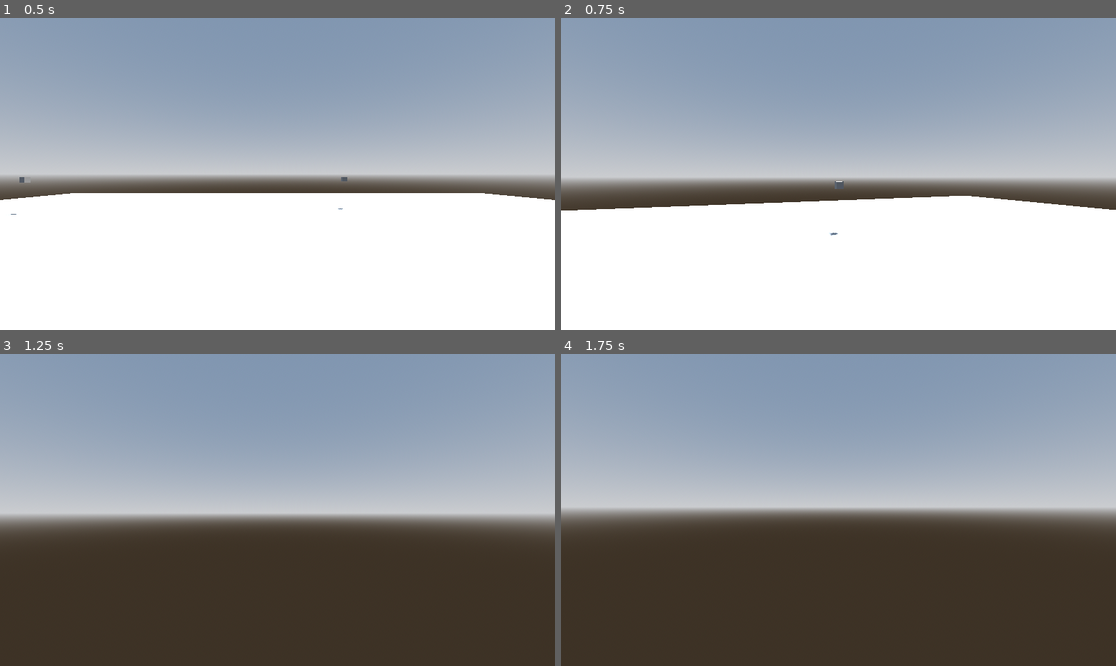
Above: before the commit, frames 1-4 (two rows, left to right).
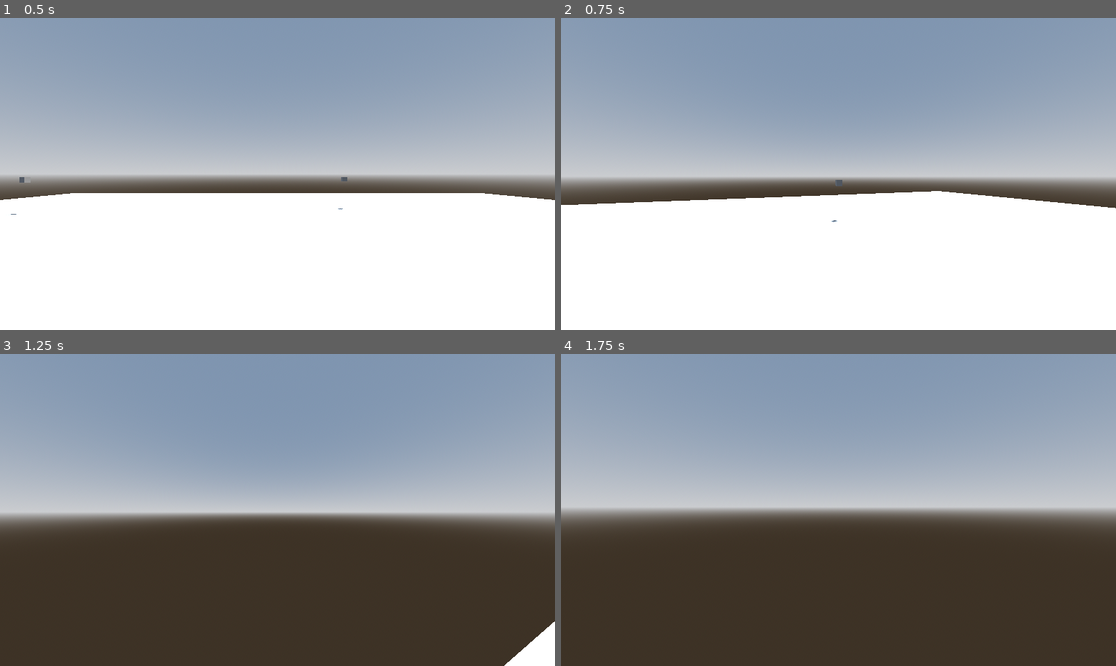
Above: after the commit, the same moments.

Repository: ayylol/viceroy-maxing
Game: Godot game, scene res://scenes/bimgus_scene.tscn
Same seed, same stepped clock (60 frames per second), same inputs: the game is played once before the commit and once after it.
Inputs (mouse positions are in pixels of both pictures, inside the frame that each line leads up to):
- Up to frame 1 (0.5 s): no input
- Up to frame 2 (0.75 s): move the mouse to (866, 174) at 0.52 s; hold W (move_up) from 0.53 s (still down); click (866, 174) at 0.6 s
- Up to frame 3 (1.25 s): keep holding W (move_up); tap Space (jump) at 0.77 s
- Up to frame 4 (1.75 s): keep holding W (move_up); move the mouse to (810, 510) at 1.27 s; click (810, 510) at 1.35 s; tap Space (jump) at 1.52 s

Frame 1 is identical in both runs. In frame 2, 1.5% of the frame differs, in the area x 0-100%, y 51-70%; in frame 3, 2.7%, in the area x 16-100%, y 51-100%; in frame 4, nothing differs.

Commit message:
Add Camera fov effects

Diff:
--- a/objects/viceroy_controller.gd
+++ b/objects/viceroy_controller.gd
@@ -8,6 +8,11 @@
 
 @export var camera_max_tilt : float = .02
 @export var camera_tilt_speed : float = .5
+
+@export var fov_speed_up : float = 100
+@export var fov_speed_down : float = 150
+@export var default_fov : float = 75
+@export var max_fov : float = 100
 
 @onready var head : Node3D = $Head
 @onready var camera : Camera3D = $Head/Camera3D
@@ -250,16 +255,20 @@
 	head.transform.basis = Basis.from_euler(Vector3(_mouse_rotation.x, 0., 0.))
 	head.rotation.z = .0
 
+	global_transform.basis = Basis.from_euler(Vector3(0., _mouse_rotation.y, 0.))
+
 	# Camera Tilt
-	global_transform.basis = Basis.from_euler(Vector3(0., _mouse_rotation.y, 0.))
-	var lr_axis := Input.get_axis("move_left", "move_right")
-	if lr_axis < 0.:
-		camera.rotation.z = min(camera_max_tilt, camera.rotation.z+camera_tilt_speed*delta)
-	elif lr_axis > 0.:
-		camera.rotation.z = max(-camera_max_tilt, camera.rotation.z-camera_tilt_speed*delta)
-	elif camera.rotation.z != 0.:
-		var new_camera_tilt = camera.rotation.z-camera_tilt_speed*delta*sign(camera.rotation.z)
-		camera.rotation.z = new_camera_tilt if sign(new_camera_tilt) == sign(camera.rotation.z) else 0.
+	var tilt_goal = -camera_max_tilt*Input.get_axis("move_left", "move_right")
+	camera.rotation.z = move_toward(camera.rotation.z, tilt_goal, camera_tilt_speed*delta)
+
+	# Speed FOV
+	var speed_percent = clamp(
+		(_horizontal_velocity.length() - walking_speed)/
+		(dashing_speed - walking_speed), 0.,1.)
+	var fov_goal = default_fov+speed_percent*(max_fov-default_fov)
+	var fov_speed = fov_speed_up if camera.fov < fov_goal else fov_speed_down
+	camera.fov = move_toward(camera.fov, fov_goal, fov_speed*delta)
+	#print(camera.fov)
 
 	_rotation_input = 0.
 	_tilt_input = 0.
--- a/scenes/map_prototyping.tscn
+++ b/scenes/map_prototyping.tscn
@@ -39,11 +39,11 @@
 
 [node name="Player" parent="." instance=ExtResource("1_swrlg")]
 transform = Transform3D(0.826187, 0, -0.563396, 0, 1, 0, 0.563396, 0, 0.826187, 3.79372, 1.6506, 2.40525)
+camera_max_tilt = 0.05
 
 [node name="Map" type="StaticBody3D" parent="."]
 
 [node name="Bottomless pit" type="CollisionShape3D" parent="Map"]
-transform = Transform3D(1, 0, 0, 0, 1, 0, 0, 0, 1, 0, 0, 0)
 shape = SubResource("WorldBoundaryShape3D_swrlg")
 debug_color = Color(0.578065, 0, 0.160969, 1)
 debug_fill = false
